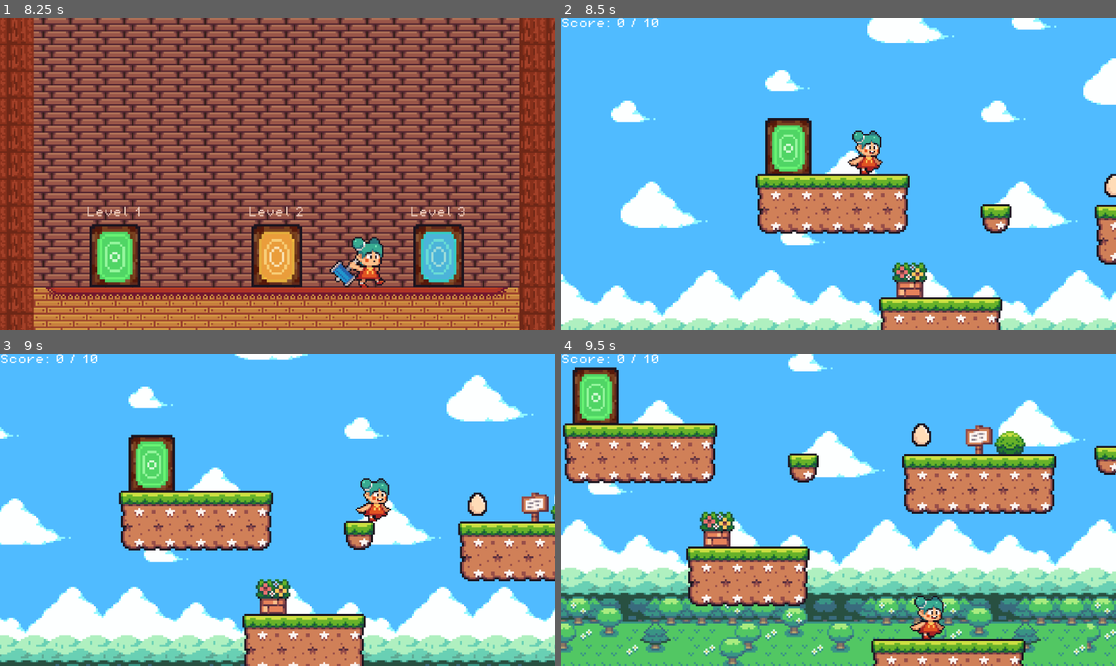
Above: before the commit, frames 1-4 (two rows, left to right).
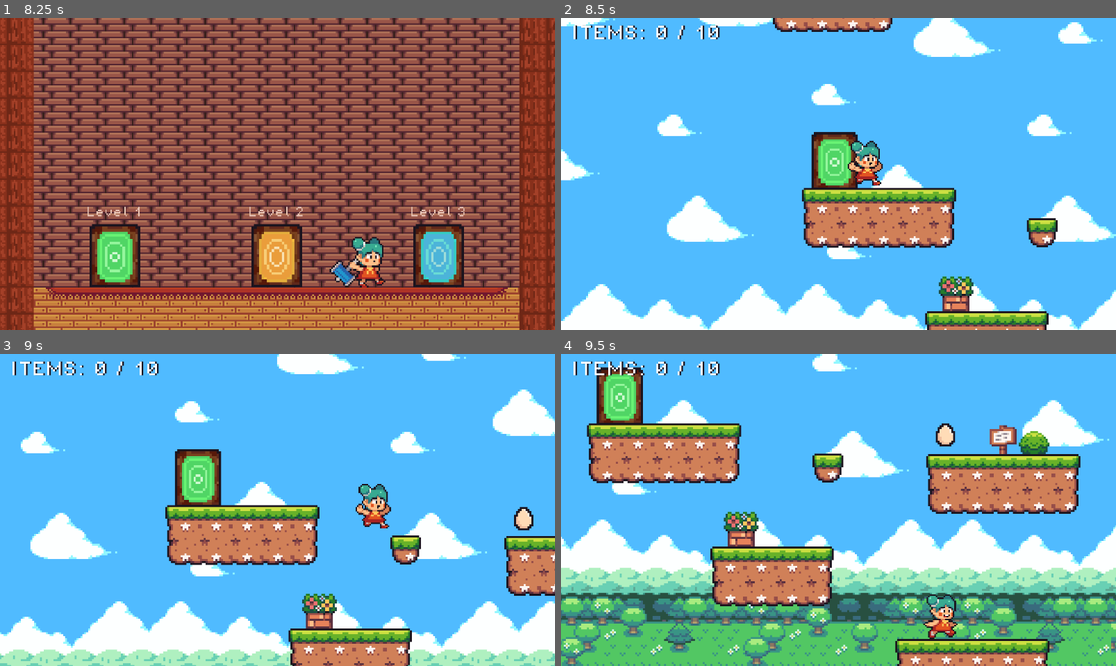
Above: after the commit, the same moments.

Repository: CakeRun/Vaerkstedsuge.github-brug-denne
Game: Godot game, scene res://main scene (start)/main.tscn
The game is run twice, just before and just after one commit, with the same random seed, the same clock (stepped at 60 frames per second) and the same inputs.
Inputs:
- Up to frame 1 (8.25 s): hold D (move_right) 0.53-2.03 s; tap E (enter) at 0.6, 1.55, 2.1, 2.85, 3.8, 4.35, 5.1, 6.05, 6.6, 7.35 s; tap Space (jump) at 0.77, 1.52, 3.02, 3.77, 4.52, 6.02, 6.77, 7.52 s; tap X (attack) every 2.25 s from 1.35 to 8.1 s; hold A (move_left) 2.03-2.78 s; hold D (move_right) 2.78-4.28 s; hold A (move_left) 4.28-5.03 s; hold D (move_right) 5.03-5.78 s; hold A (move_left) 5.78-7.28 s; hold D (move_right) from 7.28 s (still down)
- Up to frame 2 (8.5 s): keep holding D (move_right); tap E (enter) at 8.3 s
- Up to frame 3 (9 s): keep holding D (move_right); tap E (enter) at 8.85 s
- Up to frame 4 (9.5 s): keep holding D (move_right); tap Space (jump) at 9.02 s

Frame 1 is identical in both runs. In frame 2, 33% of the frame differs, in the area x 0-100%, y 0-100%; in frame 3, 40%; in frame 4, 38%.

Commit message:
lidt ændringer til levels

Diff:
--- a/GoDot/Enemy 3 (bear)/enemy_3_scene.tscn
+++ b/GoDot/Enemy 3 (bear)/enemy_3_scene.tscn
@@ -167,7 +167,7 @@
 }]
 
 [sub_resource type="CapsuleShape2D" id="CapsuleShape2D_6uulg"]
-radius = 10.901
+radius = 8.87181
 height = 30.6596
 
 [sub_resource type="CapsuleShape2D" id="CapsuleShape2D_cqsmd"]
--- a/GoDot/Enemy 3 (bear)/enemy_3_script.gd
+++ b/GoDot/Enemy 3 (bear)/enemy_3_script.gd
@@ -3,7 +3,7 @@
 @onready var bear = $AnimatedSprite2D
 @onready var player = %Player
 
-var speed = 200
+var speed = 280
 var bear_status = "sleeping"
 
 func _physics_process(delta):
--- a/GoDot/Level 1 (green)/Level 1.tscn
+++ b/GoDot/Level 1 (green)/Level 1.tscn
@@ -2831,11 +2831,16 @@
 [node name="CanvasLayer" type="CanvasLayer" parent="GameManager"]
 
 [node name="ScoreLabel" type="Label" parent="GameManager/CanvasLayer"]
-offset_right = 40.0
-offset_bottom = 23.0
+offset_left = 18.0
+offset_top = 16.0
+offset_right = 221.0
+offset_bottom = 39.0
+theme_override_colors/font_shadow_color = Color(0.105882, 0.0784314, 0.117647, 1)
+theme_override_constants/shadow_offset_x = 3
+theme_override_constants/shadow_offset_y = 0
 theme_override_fonts/font = ExtResource("20_t7sqs")
-theme_override_font_sizes/font_size = 21
-text = "Score: 0 / 10"
+theme_override_font_sizes/font_size = 32
+text = "ITEMS: 0 / 10"
 metadata/_edit_use_anchors_ = true
 
 [node name="TileMap1Green" type="TileMap" parent="."]
@@ -2918,7 +2923,7 @@
 
 [node name="Player" parent="." instance=ExtResource("14_4d2uq")]
 unique_name_in_owner = true
-position = Vector2(43, 64)
+position = Vector2(19, 55)
 scale = Vector2(0.8, 0.8)
 
 [node name="Camera2D" type="Camera2D" parent="Player"]
--- a/GoDot/level 2 (fall)/Level 2.tscn
+++ b/GoDot/level 2 (fall)/Level 2.tscn
@@ -4236,7 +4236,7 @@
 
 [node name="AudioStreamPlayer2D" type="AudioStreamPlayer2D" parent="."]
 unique_name_in_owner = true
-position = Vector2(-39, 12)
+position = Vector2(-44, 11)
 stream = ExtResource("18_r1s0l")
 
 [node name="GameManager" type="Node" parent="."]
@@ -4246,8 +4246,10 @@
 [node name="CanvasLayer" type="CanvasLayer" parent="GameManager"]
 
 [node name="ScoreLabel" type="Label" parent="GameManager/CanvasLayer"]
-offset_right = 40.0
-offset_bottom = 23.0
+offset_left = -5.0
+offset_top = -1.0
+offset_right = 198.0
+offset_bottom = 22.0
 theme_override_fonts/font = ExtResource("2_noxbo")
 theme_override_font_sizes/font_size = 21
 text = "Score: 0 / 10"
@@ -4321,7 +4323,7 @@
 
 [node name="Player" parent="." instance=ExtResource("11_hwchh")]
 unique_name_in_owner = true
-position = Vector2(325, 157)
+position = Vector2(318, 150)
 scale = Vector2(0.8, 0.8)
 
 [node name="Camera2D" type="Camera2D" parent="Player"]
@@ -4361,7 +4363,10 @@
 position = Vector2(348, 9)
 
 [node name="WhippedcreamScene4" parent="Node" instance=ExtResource("13_er7vs")]
-position = Vector2(895, 174)
+position = Vector2(906, 175)
 
 [node name="Enemy3Scene" parent="." instance=ExtResource("16_jd36p")]
 position = Vector2(-81, 33)
+
+[node name="Enemy3Scene2" parent="." instance=ExtResource("16_jd36p")]
+position = Vector2(878, 176)
--- a/GoDot/level 3 (winter)/level_3.tscn
+++ b/GoDot/level 3 (winter)/level_3.tscn
@@ -1849,7 +1849,7 @@
 autoplay = "PlatformSummer1"
 
 [node name="Player" parent="." instance=ExtResource("9_gyxn4")]
-position = Vector2(541, 157)
+position = Vector2(536, 151)
 scale = Vector2(0.8, 0.8)
 
 [node name="Camera2D" type="Camera2D" parent="Player"]
